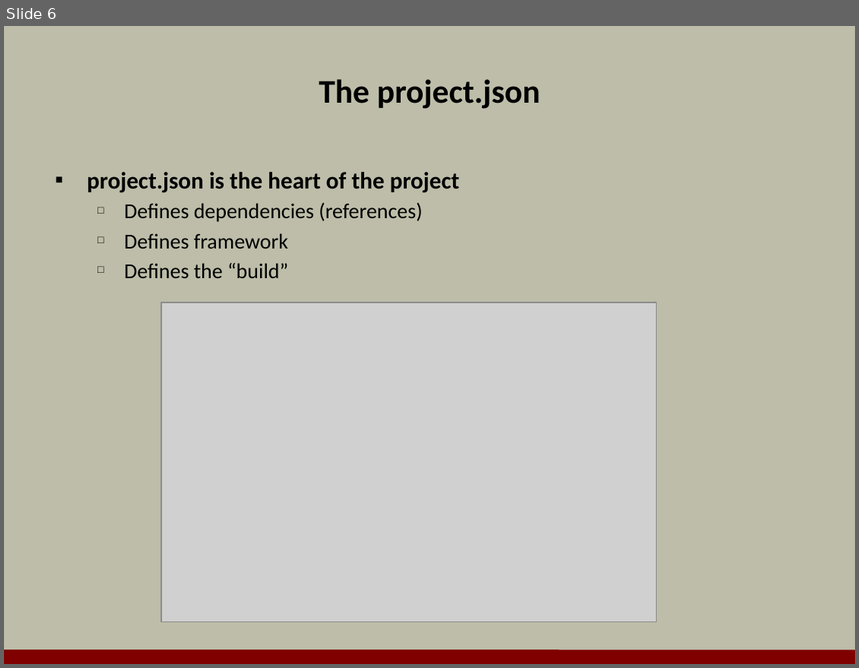
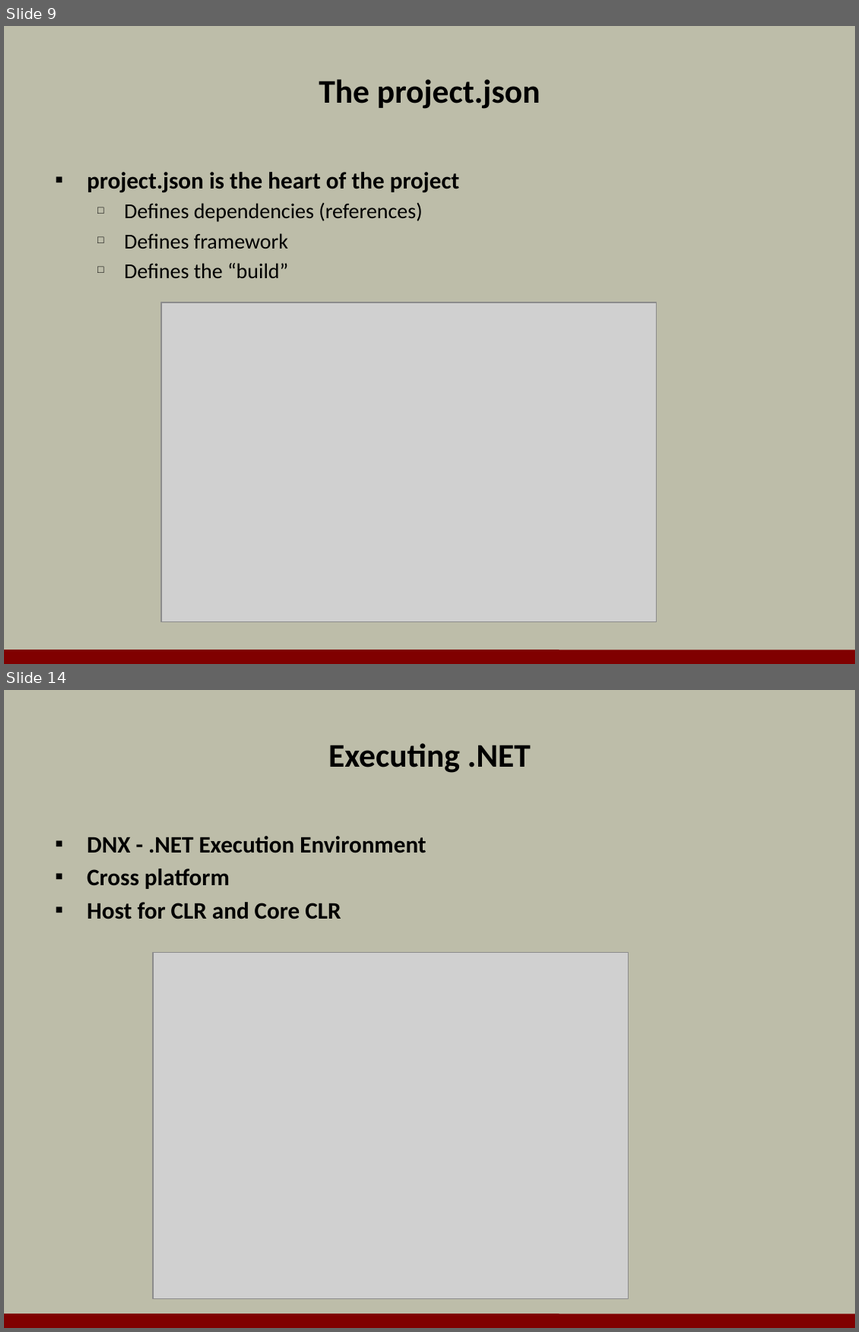
Before and after one commit to OdeToCode/classes, a slide deck: aspnet5/slides/01_Overview.pptx. Shown one above the other, each under a label of ours: slide 6 before the commit, slides 9 and 14 after it; the slides between them are not shown. The pictures are 859x668 and 859x1332 pixels, drawn with LibreOffice and Linux fonts; fonts in the diff are those of the drawing; grey boxes stand for pictures; background and template pictures are left out. Boxes give left, top, right and bottom in pixels: in the first picture for what was removed or moved away, otherwise in the second. Text is boxed around its words. In the diff, an @@ line names an element or a change of style, - is before the commit and + after.

```diff
--- a/aspnet5/slides/01_Overview.pptx
+++ b/aspnet5/slides/01_Overview.pptx
@@ slide 14 added at [4, 690, 855, 1328], background #BDBDA9; not listed: 1 template element that a slide beside it also shows @@
@@ title added at [329, 743, 531, 773], 28 pt, text #000000, bold @@
+Executing .NET
@@ text added at [87, 836, 426, 920], 20 pt, text #000000, bold @@
+▪ DNX - .NET Execution Environment
+▪ Cross platform
+▪ Host for CLR and Core CLR
@@ picture added at [153, 952, 629, 1300] @@
@@ what was slide 6 is now slide 9 @@
```
Also in this commit, not shown: 1 slide changed, 12 other slides added, 1 slide removed.
